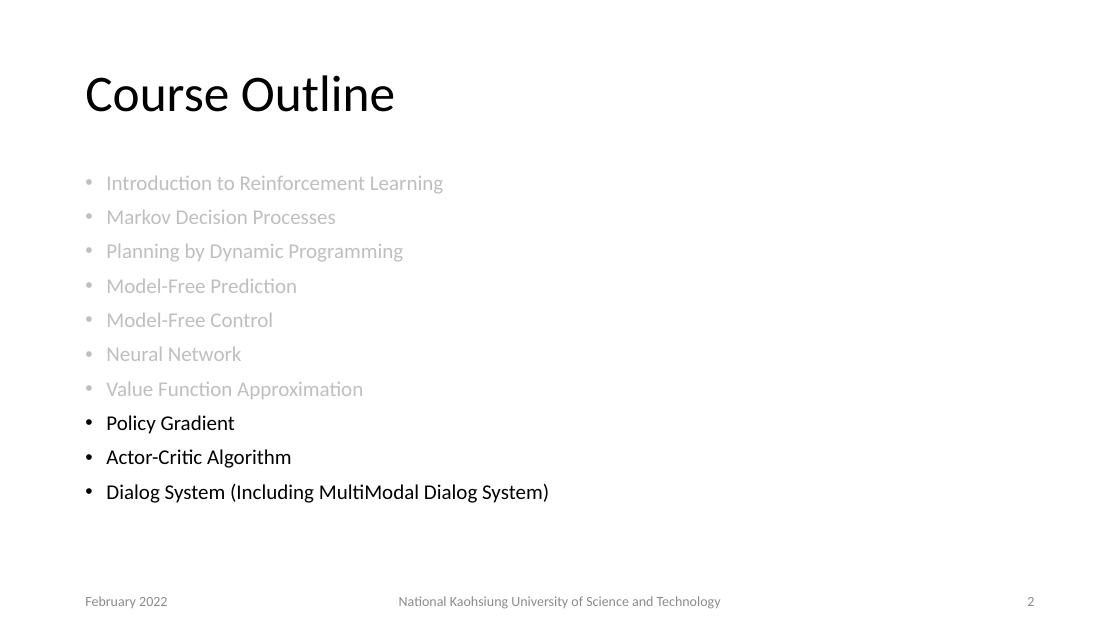
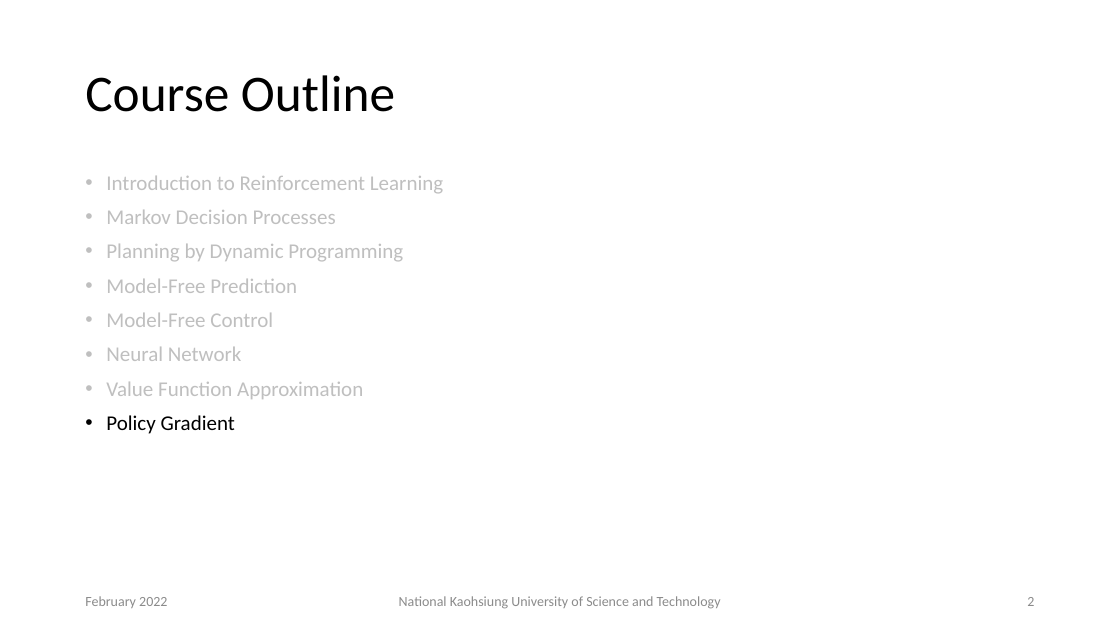
Before and after one commit to chiayisu/chiayisu.github.io, a slide deck: slide 2 of files/course_material/reinforcement-learning/PPT/Lecture8.pptx. Drawn at 1120x630 pixels with LibreOffice and Linux fonts; fonts in the diff are those of the drawing. Boxes give left, top, right and bottom in pixels: in the first picture for what was removed or moved away, otherwise in the second. Text is boxed around its words. In the diff, an @@ line names an element or a change of style, - is before the commit and + after.

```diff
--- a/files/course_material/reinforcement-learning/PPT/Lecture8.pptx
+++ b/files/course_material/reinforcement-learning/PPT/Lecture8.pptx
@@ text at (x1=106, y1=449, x2=549, y2=503): paragraphs removed @@
-• Actor-Critic Algorithm
-• Dialog System (Including MultiModal Dialog System)
```
Also in this commit, not shown: 1 other slide changed, 7 other files.
